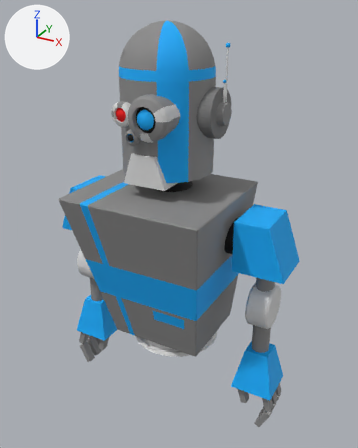
One commit to the FBX model Model_FBX/hero_final.fbx: the scene before it, then after it.
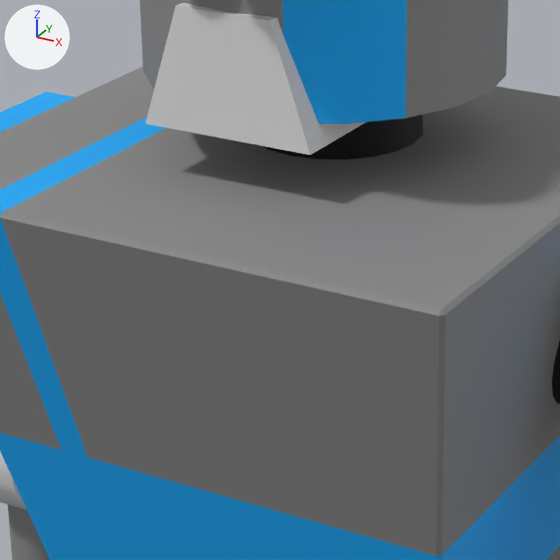
Each version is shown whole from a camera (50 mm lens) standing at (0.053, -0.0914, 0.0876) and looking at (0.0021, 0.0011, 0.0413), then close up on the part from 25% to 63% of the width and 34% to 65% of the height. The axes (+X, +Y, +Z) are drawn at upper left. The lights are the same throughout. Where no turn or scale is listed for an object, it has been applied to the vertices.

Names of what the first close-up shows: 'avant_bras_d', 'connection_bras_d', 'corps', 'cou', 'epaule_d', 'tete'.
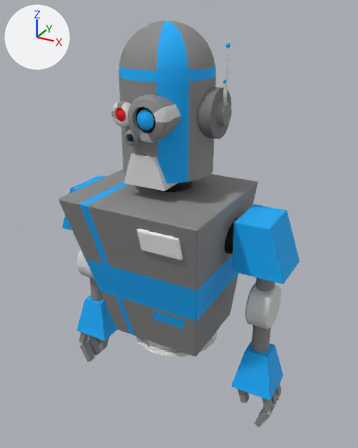
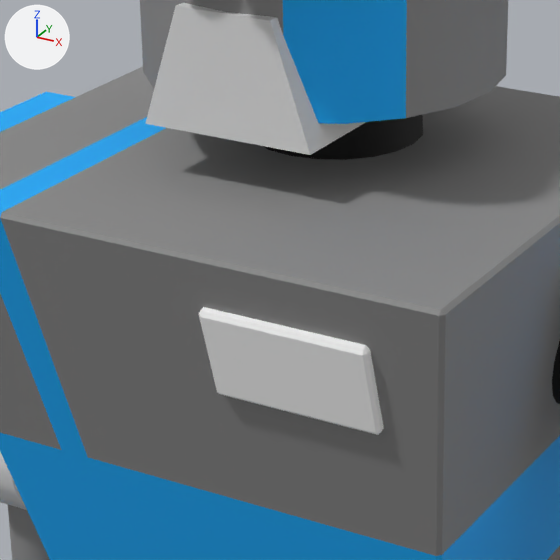
Commit message: Ajout de référence pour défi 2

Location of each change, [x1, y1, x2, y2] in pixels of the close-ups (560 x 560 px):
'code', added
    after: [199, 307, 384, 435]

The change, as a list of edits to the scene's bpy script:
```text
Add mat_blinn8:
    mat_blinn8 = principled_material('blinn8')
    mat_blinn8.base_color = (1.0, 1.0, 1.0)  # white #ffffff
    mat_blinn8.roughness = 0.749
Add me_mesh_001_1:
    me_mesh_001_1.from_pydata(...)  # 24 vertices, 26 faces; spans x -0.00471..0.00471, y -0.00103..0.00103, z -0.00267..0.00267
    me_mesh_001_1.materials.append(mat_blinn8)  # white #ffffff
Add ob_code:
    ob_code = bpy.data.objects.new('code', me_mesh_001_1)
    ob_code.location = (0.00744, -0.01629, 0.04476)
```
